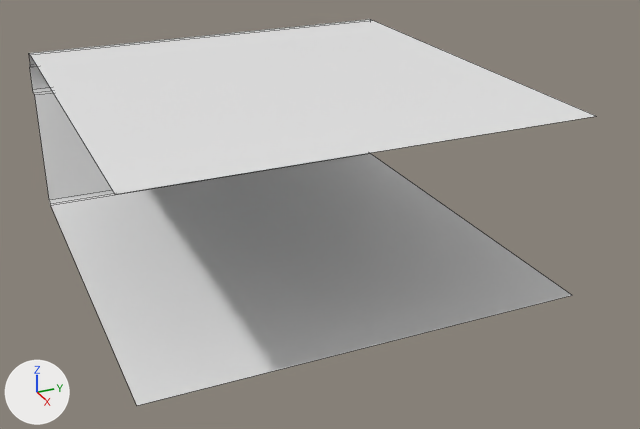
Renders of the FBX model Assets/Meshes/LP_Pedestal_Central.fbx from each side of a commit.
Before and after are seen from a camera (50 mm lens) standing at (2.37, -0.245, 1.004) and looking at (0.579, 0.561, 0.109). The lights are fixed; the arrows at lower left show +X, +Y and +Z. The first picture is the older version. Mesh edges are drawn as thin lines. Where no turn or scale is listed for an object, it has been applied to the vertices.

Objects in the first picture: 'LP_Pedestal_Central'.
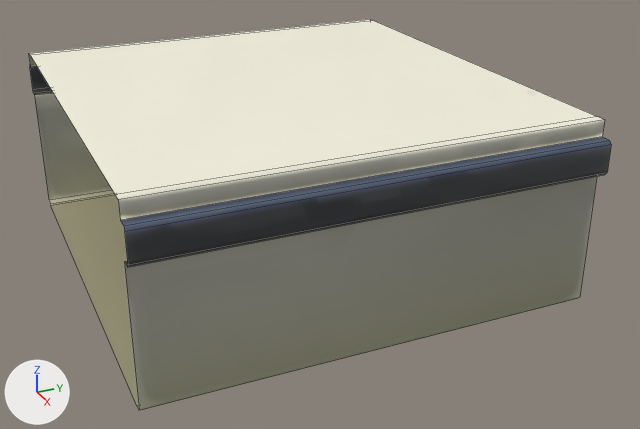
Location of each change, (x1, y1, x2, y2) in pixels of the pictures (640 x 429 px):
'LP_Pedestal_Central', reshaped: before (29, 19, 595, 405); after (29, 19, 611, 410)
part 1 of me_cube_024, added: after (115, 116, 611, 410)
part 2 of me_cube_024, recoloured: (29, 19, 595, 405) in both

Patch to the scene script:
```diff
--- a/Assets/Meshes/LP_Pedestal_Central.fbx.py
+++ b/Assets/Meshes/LP_Pedestal_Central.fbx.py
@@ img_tex_vitrine_modulaire_base_normal_png @@
+img_tex_vitrine_modulaire_base_normal_png = load_image('Tex_Vitrine_Modulaire_base_Normal.png', '../Textures/Texture Vitrine Modulaite/Tex_Vitrine_Modulaire_base_Normal.png', 4096, 4096, 'Non-Color')
@@ img_tex_vitrine_modulaire_base_basecolor_png @@
+img_tex_vitrine_modulaire_base_basecolor_png = load_image('Tex_Vitrine_Modulaire_base_BaseColor.png', '../Textures/Texture Vitrine Modulaite/Tex_Vitrine_Modulaire_base_BaseColor.png', 4096, 4096, 'sRGB')
@@ mat_m_showcase @@
+mat_m_showcase = bpy.data.materials.new('M_Showcase')
+# uses the picture img_tex_vitrine_modulaire_base_basecolor_png
+# uses the picture img_tex_vitrine_modulaire_base_normal_png
@@ me_cube_024 @@
 # used by ob_lp_pedestal_central; location = (0.0, 0.0, 0.0)
-me_cube_024.from_pydata(...)  # 26 vertices, 12 faces; spans x -0.054..1.0, y 0.0..1.0, z 0.0..0.426
+me_cube_024.from_pydata(...)  # 44 vertices, 22 faces; spans x -0.054..1.054, y 0.0..1.0, z 0.0..0.426
+# me_cube_024 part 1
+# 9 vertices are added at x 1.015..1.054, y 0.0, z 0.0..0.426
+# 9 new vertices lie (0.0, 1.0, 0.0) away from vertices in x 1.015..1.054, y 0.0, z 0.0..0.426
+# 10 new faces join them
+# me_cube_024 part 2: 12 faces spanning x -0.054..1.0, y 0.0..1.0, z 0.0..0.426 switch from no material to mat_m_showcase
```
